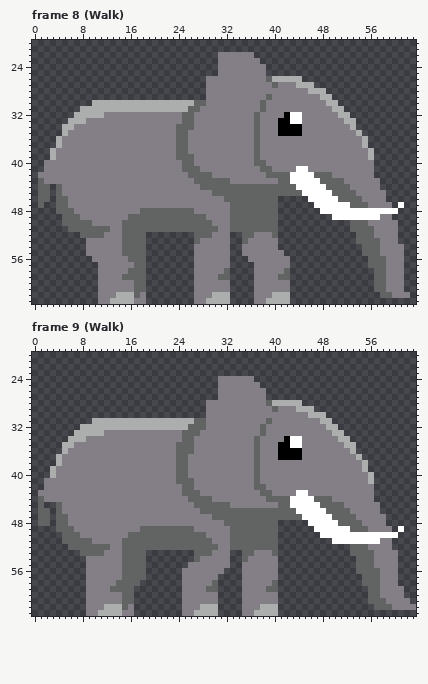
Two versions of one pixel-art file, ElephantHyenaAndKare/Assets/Assets/Elephant.aseprite. Above: the version before the commit.
64x64 pixels, 16 frames. Shown: frame 8 (Walk): x 0..63, y 20..63; frame 9 (Walk): x 0..63, y 20..63. The commit also changed other frames, which this record leaves out.
Now the later version:
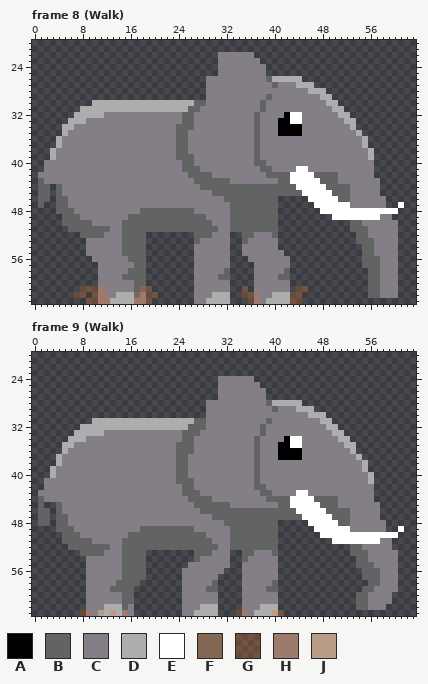
Palette (. is transparent): A #000000  B #626363  C #847e87  D #acadad  E #ffffff  F #846752  G #df712646  H #9d7a6c  J #ba9d88
Edits made:
layer "Body" added
layer "Head" added
layer "Particles & whatnot" added
layer "Layer 2" removed
layer "Layer 1" removed
--- frame 8 (Walk)
@@ x 0..63 @@
 41 ..CCCCCCCCCCCCCCCCCCCCCCCBBBCCCCCCCCCCBBCCCCEECCCCCCCCCCC.......
-42 .CCCCCCCCCCCCCCCCCCCCCCCCCBBBBCCCCCCCCCBBBBEEEEBBBCCCCCCC.......
-43 .BCCCCCCCCCCCCCCCCCCCCCCCCCBBBBBBCCCCCCCCBBEEEEEBBBBCCCCCC......
+42 .CCCCCCCCCCCCCCCCCCCCCCCCCBBBBCCCCCCCCCBBBBEEEEBBBBCCCCCC.......
+43 .BCCCCCCCCCCCCCCCCCCCCCCCCCBBBBBBCCCCCCCCBBEEEEEBBBCCCCCCC......
 44 .BB.BCCCCCCCCCCCCCCCCCCCCCCCBBBBBBBBBBBBBBBBEEEEEBBBBCCCCC......
-45 .BB.BCCCCCCCCCCCCCCCCCCCCCCCCCBBBBBBBBBBBBBBBEEEEEBBBBCCCCC.....
-46 .BB.BBCCCCCCCCCCCCCCCCCCCCCCCCCCBBBBBBBBB.....EEEEEBBBBCCCC.....
-47 .B..BBCCCCCCCCCCCCCCCCCCCCCCCCCCCBBBBBBBB......EEEEEEBBBCCCC.E..
+45 .BB.BCCCCCCCCCCCCCCCCCCCCCCCCCBBBBBBBBBBBBBBBEEEEEBBBCCCCC......
+46 .BB.BBCCCCCCCCCCCCCCCCCCCCCCCCCCBBBBBBBBB.....EEEEEBBCCCCCC.....
+47 .B..BBCCCCCCCCCCCCCCCCCCCCCCCCCCCBBBBBBBB......EEEEEECCCCCC..E..
 48 ....BBBCCCCCCCCCCCBBBBBBBBBCCCCCCBBBBBBBB.......EEEEEEEEEEEEE...
 49 .....BBBCCCCCCCCBBBBBBBBBBBBBCCCCBBBBBBBB.........EEEEEEEECC....
-50 .....BBBBBCCCCCBBBBBBBBBBBBBBBCCCBBBBBBBB............BBBCCCCC...
-51 ......BBBBBBBCCBBBBBBBBBBBBBBBBCCBBBBBBBB............BBBBCCCC...
-52 ........BBBBCCCBBBB........BBBCCC..BBCCCB.............BBBCCCC...
-53 .........CCCCCCBBBB........BCCCCC..BCCCCC.............BBBBCCC...
-54 .........CCCCCCBBBB........CCCCCC..CCCCCC..............BBBCCCC..
-55 .........CCCCCCBBBB........CCCCCC..CCCCCCC.............BBBCCCC..
-56 ..........CCCCCCBBB........CCCCCC...CCCCCCC.............BBBCCC..
-57 ...........CCCCCCBB........CCCCCC....CCCCCC.............BBBCCC..
-58 ...........CCCCCBBB........CCCCCB....CCCCCB..............BBCCC..
-59 ...........CCCCBBBB........CCCCBB....CCCCBB..............BBCCC..
-60 ...........CCCCCCBB........CCCCCC....CCCCCC..............BBCCC..
-61 ...........CCCCCCBB........CCCCCC....CCCCCC..............BBCCC..
-62 ...........CCCDDDBC........CCCDDD....CCCDDD...............BBCCC.
-63 ...........CCDDDDCC........CCDDDD....CCDDDD.....................
+50 .....BBBBBCCCCCBBBBBBBBBBBBBBBCCCBBBBBBBB............BBCCCCCC...
+51 ......BBBBBBBCCBBBBBBBBBBBBBBBBCCBBBBBBBB............BBBCCCCC...
+52 ........BBBBCCCBBBB........BBBCCC..BBCCCB.............BBCCCCC...
+53 .........CCCCCCBBBB........BCCCCC..BCCCCC.............BBBCCCC...
+54 .........CCCCCCBBBB........CCCCCC..CCCCCC..............BBCCCC...
+55 .........CCCCCCBBBB........CCCCCC..CCCCCCC.............BBCCCC...
+56 ..........CCCCCCBBB........CCCCCC...CCCCCCC............BBBCCC...
+57 ...........CCCCCCBB........CCCCCC....CCCCCC............BBBCCC...
+58 ...........CCCCCBBB........CCCCCB....CCCCCB.............BBCCC...
+59 ...........CCCCBBBB........CCCCBB....CCCCBB.............BBCCC...
+60 ...........CCCCCCBB........CCCCCC....CCCCCC.............BBCCC...
+61 ........GGGHCCCCCBFG.......CCCCCC..G.CCCCCC.GG..........BBCCC...
+62 .......GG.GHHCDDDFHGG......CCCDDD..GGHCCDDDGG...........BBCCC...
+63 .........GGHHDDDDHHG.......CCDDDD...GHCDDDDGG...................
--- frame 9 (Walk)
@@ x 0..63 @@
 43 .CCCCCCCCCCCCCCCCCCCCCCCCBBBCCCCCCCCCCBBCCCCEECCCCCCCCCCC.......
-44 .BCCCCCCCCCCCCCCCCCCCCCCCCBBBBCCCCCCCCCBBBBEEEEBBBCCCCCCC.......
-45 .B..BCCCCCCCCCCCCCCCCCCCCCCBBBBBBCCCCCCCCBBEEEEEBBBBCCCCCC......
+44 .BCCCCCCCCCCCCCCCCCCCCCCCCBBBBCCCCCCCCCBBBBEEEEBBBBCCCCCC.......
+45 .B..BCCCCCCCCCCCCCCCCCCCCCCBBBBBBCCCCCCCCBBEEEEEBBBCCCCCCC......
 46 .BB.BCCCCCCCCCCCCCCCCCCCCCCCBBBBBBBBBBBBBBBBEEEEEBBBBCCCCC......
-47 .BB.BBCCCCCCCCCCCCCCCCCCCCCCCCBBBBBBBBBBBBBBBEEEEEBBBBCCCCC.....
-48 .BB.BBCCCCCCCCCCCCCCCCCCCCCCCCCCBBBBBBBBB.....EEEEEBBBBCCCC.....
-49 ....BBBCCCCCCCCCCCBBBBBBBBBCCCCCCBBBBBBBB......EEEEEEBBBCCCC.E..
+47 .BB.BBCCCCCCCCCCCCCCCCCCCCCCCCBBBBBBBBBBBBBBBEEEEEBBBCCCCC......
+48 .BB.BBCCCCCCCCCCCCCCCCCCCCCCCCCCBBBBBBBBB.....EEEEEBBCCCCCC.....
+49 ....BBBCCCCCCCCCCCBBBBBBBBBCCCCCCBBBBBBBB......EEEEEECCCCCC..E..
 50 .....BBBCCCCCCCCBBBBBBBBBBBBBCCCCBBBBBBBB.......EEEEEEEEEEEEE...
 51 .....BBBBBCCCCCBBBBBBBBBBBBBBBCCCBBBBBBBB.........EEEEEEEECC....
-52 ......BBBBBBBCCBBBBBBBBBBBBBBBBCCBBBBBBBB............BBBCCCC....
-53 ........BBBBCCCBBBB........BBBCCC..BBCCCB............BBBBCCCC...
-54 .........CCCCCCBBBB........BCCCCC..BCCCCC.............BBBCCCC...
+52 ......BBBBBBBCCBBBBBBBBBBBBBBBBCCBBBBBBBB............BBCCCCC....
+53 ........BBBBCCCBBBB........BBBCCC..BBCCCB............BBBCCCCC...
+54 .........CCCCCCBBBB........BCCCCC..BCCCCC.............BBCCCCC...
 55 .........CCCCCCBBBB.......CCCCCCC..CCCCCC.............BBBCCCC...
-56 .........CCCCCCBBBB......CCCCCCC...CCCCCC.............BBBBCCC...
+56 .........CCCCCCBBBB......CCCCCCC...CCCCCC..............BBBCCC...
 57 .........CCCCCCBBBB......CCCCCC....CCCCCC..............BBBCCC...
-58 .........CCCCCBBBB.......CCCCCB....CCCCCB..............BBBCCC...
-59 .........CCCCBBBB........CCCCBB....CCCCBB...............BBCCCC..
-60 .........CCCCCCBB........CCCCCC....CCCCCC...............BBCCCC..
-61 .........CCCCCCBB........CCCCCC....CCCCCC...............BBBCCCC.
-62 .........CCCDDDBC........CCCDDD....CCCDDD................BBBCCCC
-63 .........CCDDDDCC........CCDDDD....CCDDDD.......................
+58 .........CCCCCBBBB.......CCCCCB....CCCCCB...............BBCCC...
+59 .........CCCCBBBB........CCCCBB....CCCCBB..............BBCCCC...
+60 .........CCCCCCBB........CCCCCC....CCCCCC.............BBCCCC....
+61 .........CCCCCCBB........CCCCCC....CCCCCC.............BBCCCC....
+62 .........CCCDDDBC........CCCDDD....CCCDDD.............BBCCC.....
+63 ........GHCJDJDHC........CCDDDD...GHCDDDJG......................
Boxes around the changes in both pictures, in picture pixels (x1, y1, x2, y2):
changed: (332, 172, 410, 298)
changed: (74, 286, 158, 304)
changed: (242, 286, 260, 304)
added: (290, 286, 308, 304)
changed: (332, 496, 416, 610)
changed: (80, 610, 128, 616)
changed: (236, 610, 248, 616)
changed: (272, 610, 284, 616)
